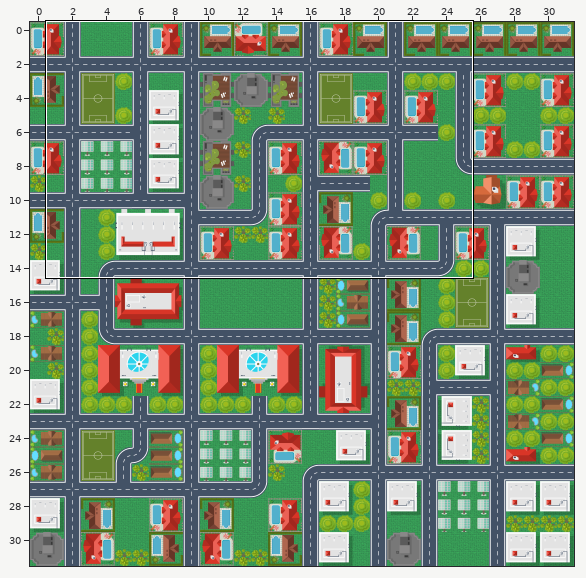
One commit to this Tiled map: assets/mapa.tmx. Above, an overview of the earlier version with the close-up marked.
Close-up. As it was:
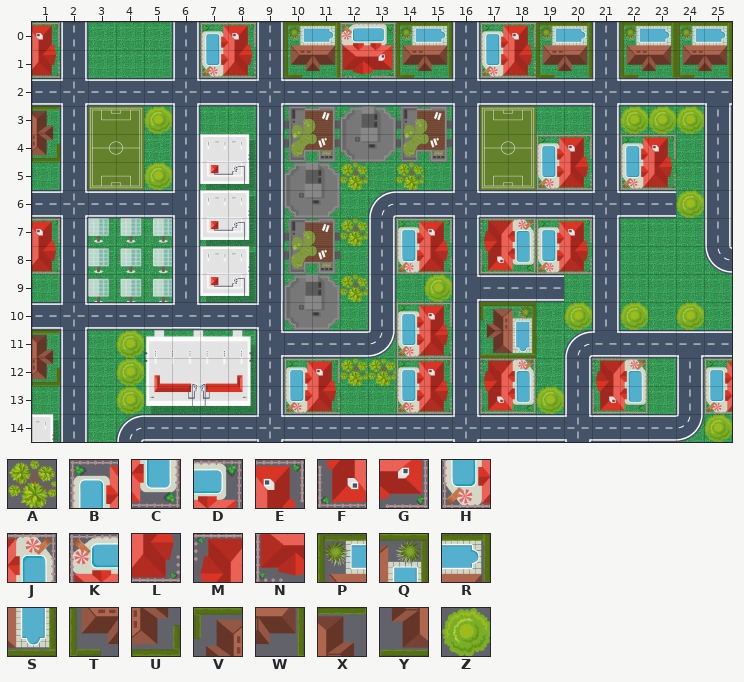
Cells are 128x128 px. Shown: x 1..25, y 0..14. Not drawn, because the pictures are missing: unchanged layer "Colisao".
Key: from "arvore2": A 0; from "casa1": B 0, C 0 turned 180, D 0 turned 90, E 1, F 1 turned 180, G 1 turned 90, H 2, J 2 turned 180, K 2 turned 90, L 3, M 3 turned 180, N 3 turned 90; from "casa5": P 0, Q 0 turned 90, R 1, S 1 turned 90, T 2, U 2 turned 270, V 2 turned 90, W 3, X 3 turned 270, Y 3 turned 90; from "tree": Z 0.
_ is an empty cell.
Layers that did not change in this view are not listed.
Layer "Casas" before, first column x 1:
 0 E_____BE_PRKDPR_BEPR_PRPR
 1 L_____HL_TWNGTW_HLTW_TWTW
 2 _________________________
 3 X________________________
 4 U_________________BE_BE__
 5 __________________HL_HL__
 6 _________________________
 7 E____________BE_MJBE_____
 8 L____________HL_FCHL_____
 9 _________________________
10 _____________BE_VQ_______
11 X____________HL_YS_______
12 U________BE__BE_MJ__MJ__B
13 _________HL__HL_FC__FC__H
14 _________________________
Layer "Arvores" before, first column x 1:
 0 _________________________
 1 _________________________
 2 _________________________
 3 ____Z________________ZZZ_
 4 _________________________
 5 ____Z______A_A___________
 6 _______________________Z_
 7 ___________A_____________
 8 _________________________
 9 ___________A__Z__________
10 ___________________Z_Z_Z_
11 ___Z_____________________
12 ___Z_______AA____________
13 ___Z______________Z______
14 ________________________Z
Now the later version:
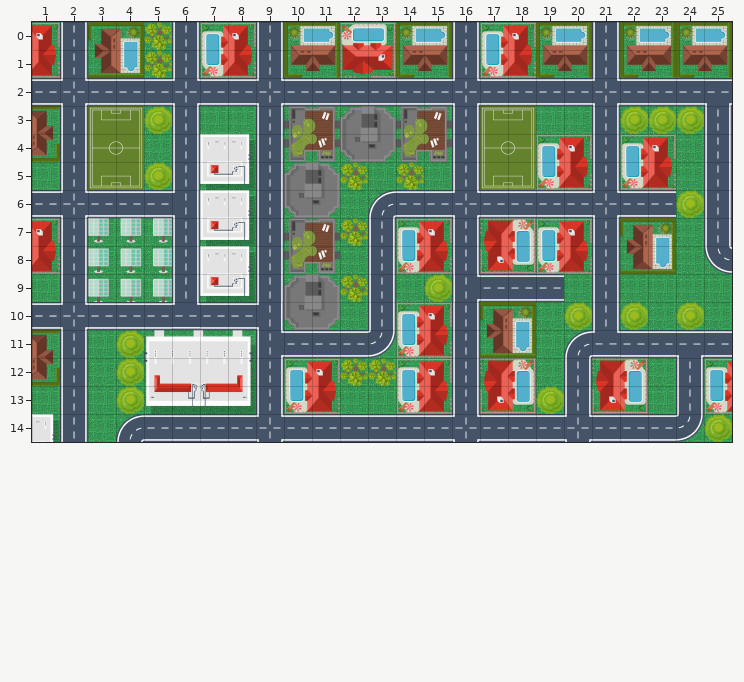
What changed:
Changed rows in their new state; . is an unchanged cell.
Layer "Casas":
first column x 3:
 0 VQ
 1 YS
first column x 22:
 7 VQ
 8 YS
Layer "Arvores":
first column x 5:
 0 A
 1 A
